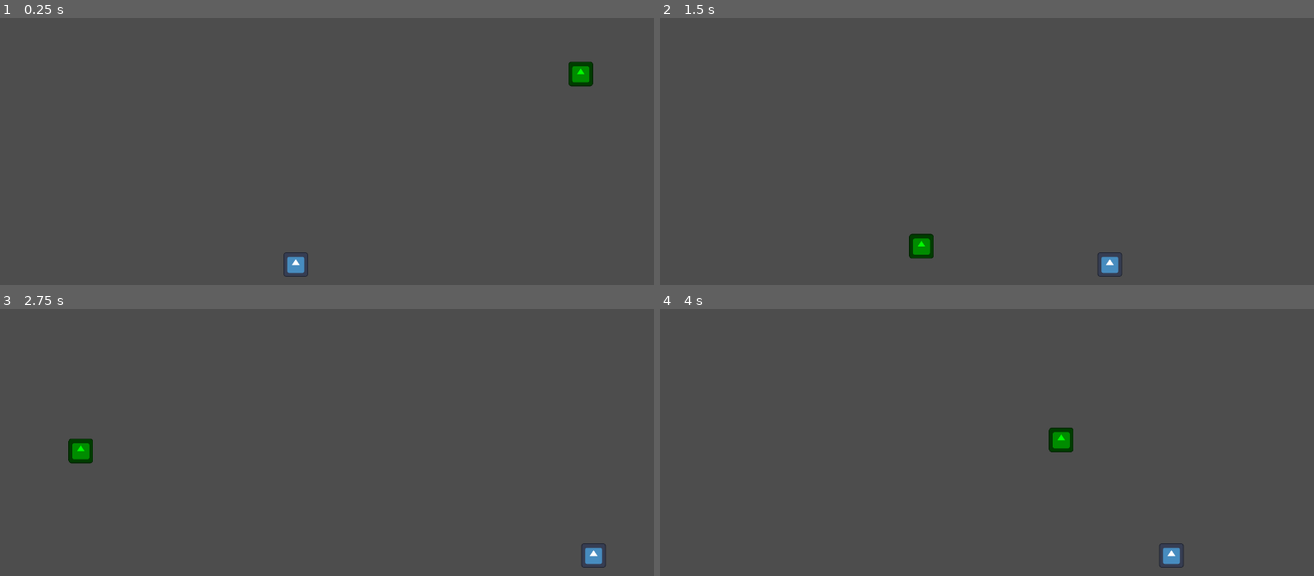
Above: before the commit, frames 1-4 (two rows, left to right).
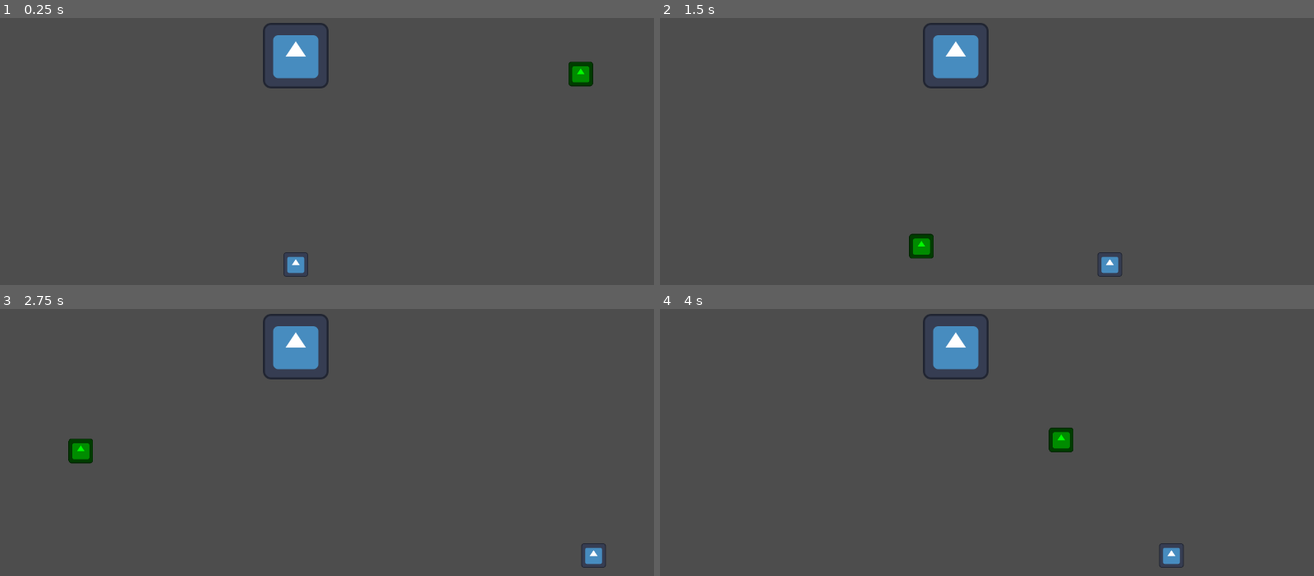
Above: after the commit, the same moments.

Repository: Utsuhoagie/Touhou-Fan-Game-Jam-13
Game: Godot game, scene res://stages/stage1/stage_1.tscn
Same seed, same stepped clock (60 frames per second), same inputs: the game is played once before the commit and once after it. The engine's default icon, where the game draws it, is replaced by a stand-in: a white triangle on a blue panel in a dark square.
Inputs:
- Up to frame 1 (0.25 s): no input
- Up to frame 2 (1.5 s): hold D (player_right) 0.53-1.28 s; hold Shift (player_focus) 0.53-1.28 s; hold Down (player_down) from 1.28 s (still down); tap Z (player_shoot) at 1.35 s
- Up to frame 3 (2.75 s): release Down (player_down) at 2.03 s; hold D (player_right) from 2.03 s (still down); tap X (player_swing) at 2.1 s
- Up to frame 4 (4 s): release D (player_right) at 2.78 s; hold Up (player_up) 2.78-3.53 s; tap Shift (player_focus) at 2.85 s; hold A (player_left) from 3.53 s (still down); hold Z (player_shoot) from 3.53 s (still down)

The runs differ from the first frame. In frame 1, 1.5% of the frame differs, in the area x 40-51%, y 1-27%; in frame 2, 1.5%; in frame 3, 1.5%; in frame 4, 1.5%.

Commit message:
Implemented basis of card-flipping mechanic

Diff:
--- /dev/null
+++ b/card_tilemap.gd
@@ -0,0 +1,9 @@
+extends TileMap
+
+func check_overlap(orb_pos: Vector2):
+	var current_tile_coords: Vector2i = local_to_map(orb_pos)
+	if get_cell_source_id(0, current_tile_coords) != -1:
+		set_cell(0, current_tile_coords, -1)
+
+	if randi_range(0, 40) > 40:
+		print("shoot bullet")
--- /dev/null
+++ b/card_tilemap.tscn
@@ -0,0 +1,22 @@
+[gd_scene load_steps=5 format=3 uid="uid://d0v5llflhppxi"]
+
+[ext_resource type="Texture2D" uid="uid://bpg10gcp7mb6i" path="res://icon.svg" id="1_278fk"]
+[ext_resource type="Script" path="res://card_tilemap.gd" id="2_xa5n4"]
+
+[sub_resource type="TileSetAtlasSource" id="TileSetAtlasSource_f0208"]
+resource_name = "card_test"
+texture = ExtResource("1_278fk")
+texture_region_size = Vector2i(64, 64)
+0:0/0 = 0
+1:0/0 = 0
+0:1/0 = 0
+1:1/0 = 0
+
+[sub_resource type="TileSet" id="TileSet_pl11d"]
+tile_size = Vector2i(64, 64)
+sources/0 = SubResource("TileSetAtlasSource_f0208")
+
+[node name="CardTilemap" type="TileMap"]
+tile_set = SubResource("TileSet_pl11d")
+format = 2
+script = ExtResource("2_xa5n4")
--- a/entities/YinyangOrb.gd
+++ b/entities/YinyangOrb.gd
@@ -1,7 +1,8 @@
 extends CharacterBody2D
 
-@export var swing_bounce: float = 500.0
+@export var swing_bounce: float = 1000.0
 
+@onready var card_tilemap = $"../CardTilemap"
 @onready var sprite_2d = $Sprite2D
 
 var gravity: float = ProjectSettings.get_setting("physics/2d/default_gravity")
@@ -15,7 +16,10 @@
 		move_and_collide(velocity * delta)
 	)
 
+	card_tilemap.check_overlap(position)
+
 	if collision:
+		var collider: Object = collision.get_collider()
 		velocity = velocity.bounce(collision.get_normal())
 		velocity.y *= 0.9
 
--- a/entities/yinyang_orb.tscn
+++ b/entities/yinyang_orb.tscn
@@ -6,15 +6,27 @@
 [sub_resource type="CircleShape2D" id="CircleShape2D_qud6h"]
 radius = 24.0
 
+[sub_resource type="CircleShape2D" id="CircleShape2D_po4fh"]
+radius = 24.0
+
 [node name="YinyangOrb" type="CharacterBody2D"]
 collision_layer = 4
-collision_mask = 3
+collision_mask = 11
 script = ExtResource("1_clwyf")
-
-[node name="CollisionShape2D" type="CollisionShape2D" parent="."]
-shape = SubResource("CircleShape2D_qud6h")
 
 [node name="Sprite2D" type="Sprite2D" parent="."]
 modulate = Color(0, 1, 0, 1)
 scale = Vector2(0.375, 0.375)
 texture = ExtResource("2_bfe5t")
+
+[node name="CollisionShape2D" type="CollisionShape2D" parent="."]
+shape = SubResource("CircleShape2D_qud6h")
+
+[node name="CardDetector" type="Area2D" parent="."]
+collision_layer = 4
+collision_mask = 8
+
+[node name="CollisionShape2D" type="CollisionShape2D" parent="CardDetector"]
+shape = SubResource("CircleShape2D_po4fh")
+
+[connection signal="body_entered" from="CardDetector" to="." method="_on_card_detector_body_entered"]
--- a/pong_tilemap.tscn
+++ /dev/null
@@ -1,4 +0,0 @@
-[gd_scene format=3 uid="uid://d0v5llflhppxi"]
-
-[node name="PongTilemap" type="TileMap"]
-format = 2
--- a/project.godot
+++ b/project.godot
@@ -65,3 +65,4 @@
 2d_physics/layer_1="World"
 2d_physics/layer_2="Player"
 2d_physics/layer_3="Ball"
+2d_physics/layer_4="Blocks"
--- a/stages/stage1/stage_1.tscn
+++ b/stages/stage1/stage_1.tscn
@@ -1,15 +1,13 @@
-[gd_scene load_steps=5 format=3 uid="uid://cysbqrfdw3t7j"]
+[gd_scene load_steps=4 format=3 uid="uid://cysbqrfdw3t7j"]
 
-[ext_resource type="PackedScene" uid="uid://d0v5llflhppxi" path="res://pong_tilemap.tscn" id="1_n4e2y"]
+[ext_resource type="PackedScene" uid="uid://d0v5llflhppxi" path="res://card_tilemap.tscn" id="1_n4e2y"]
 [ext_resource type="PackedScene" uid="uid://cufr5n30dlusn" path="res://entities/player.tscn" id="1_yww8n"]
 [ext_resource type="PackedScene" uid="uid://bcgpq1uj22phm" path="res://entities/yinyang_orb.tscn" id="2_msklb"]
 
-[sub_resource type="TileSet" id="TileSet_2k24a"]
-
 [node name="Stage1" type="Node2D"]
 
-[node name="PongTilemap" parent="." instance=ExtResource("1_n4e2y")]
-tile_set = SubResource("TileSet_2k24a")
+[node name="CardTilemap" parent="." instance=ExtResource("1_n4e2y")]
+layer_0/tile_data = PackedInt32Array(458760, 0, 0, 458761, 65536, 0, 524297, 65536, 1, 524296, 0, 1)
 
 [node name="Player" parent="." instance=ExtResource("1_yww8n")]
 position = Vector2(576, 920)
Not shown: 1 places in entities/yinyang_orb.tscn that only renumber resources
